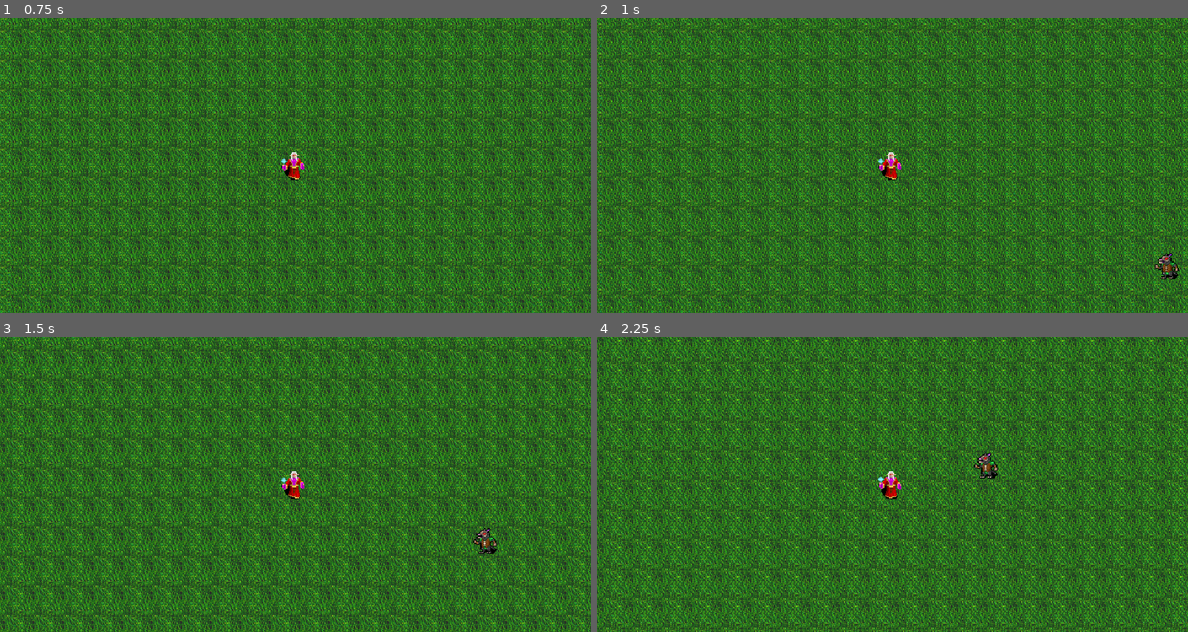
Above: before the commit, frames 1-4 (two rows, left to right).
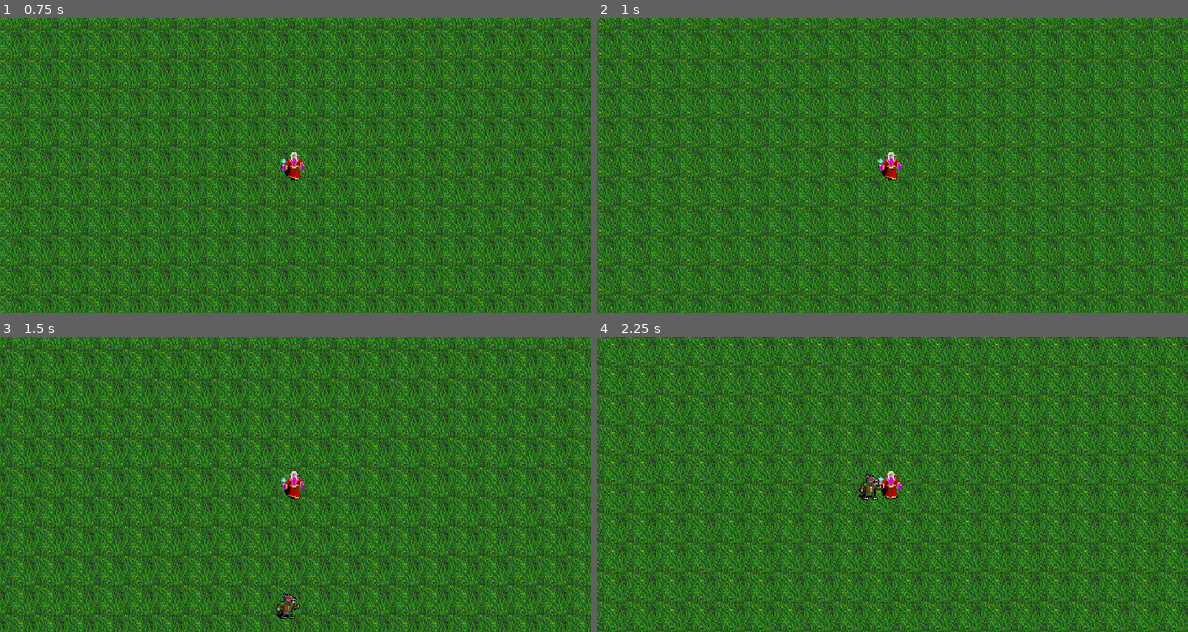
Above: after the commit, the same moments.

Repository: vickylance/FantasiaSurvivors
Game: Godot game, scene res://src/world.tscn
Two runs of this game, one before a commit and one after it. Both use one fixed random seed, a clock stepped at 60 frames per second and the inputs below.
Inputs (mouse positions are in pixels of both pictures, inside the frame that each line leads up to):
- Up to frame 1 (0.75 s): tap Enter at 0.5 s; move the mouse to (425, 150) at 0.52 s; hold D (move_right) from 0.53 s (still down)
- Up to frame 2 (1 s): keep holding D (move_right)
- Up to frame 3 (1.5 s): move the mouse to (177, 499) at 1.27 s; release D (move_right) at 1.28 s; hold S (move_down) from 1.28 s (still down)
- Up to frame 4 (2.25 s): move the mouse to (951, 419) at 2.02 s; release S (move_down) at 2.03 s; hold D (move_right) from 2.03 s (still down)

Frame 1 is identical in both runs. In frame 2, 0.2% of the frame differs, in the area x 94-99%, y 79-89%; in frame 3, 0.4%; in frame 4, 65%, in the area x 0-100%, y 0-100%.

Commit message:
Added random wave enemy spawner

Diff:
--- a/src/actors/player/player.tscn
+++ b/src/actors/player/player.tscn
@@ -32,6 +32,7 @@
 
 [node name="Health" parent="." instance=ExtResource("3_2sqql")]
 unique_name_in_owner = true
+max_hp = 10000.0
 
 [node name="HurtBox" parent="." instance=ExtResource("4_oodrj")]
 unique_name_in_owner = true
--- /dev/null
+++ b/src/components/enemy_spawner/enemy_spawner.gd
@@ -0,0 +1,63 @@
+extends Node2D
+class_name EnemySpawner
+
+@export var spawns: Array[SpawnInfo] = []
+
+@onready var player: Player = get_tree().get_first_node_in_group("player")
+@onready var timer := $Timer as Timer
+
+var time := 0.0
+
+
+func _ready() -> void:
+	assert(timer.timeout.connect(_on_timer_timeout) == OK)
+
+
+func _on_timer_timeout() -> void:
+	if player == null:
+		return
+	time += 1
+	var enemy_spawns = spawns
+	for i in enemy_spawns:
+		if time >= i.time_start and time <= i.time_end:
+			if i.spawn_delay_counter < i.enemy_spawn_delay:
+				i.spawn_delay_counter += 1
+			else:
+				i.spawn_delay_counter = 0
+				var new_enemy = load(str(i.enemy.resource_path))
+				var counter = 0
+				while counter < i.enemy_num:
+					var enemy_spawn = new_enemy.instantiate()
+					enemy_spawn.global_position = get_random_position()
+					add_child(enemy_spawn)
+					counter += 1
+
+
+func get_random_position() -> Vector2:
+	var vpr = get_viewport_rect().size * randf_range(1.1, 1.4)
+	var top_left = Vector2(player.global_position.x - vpr.x/2, player.global_position.y - vpr.y/2)
+	var top_right = Vector2(player.global_position.x + vpr.x/2, player.global_position.y - vpr.y/2)
+	var bottom_left = Vector2(player.global_position.x - vpr.x/2, player.global_position.y + vpr.y/2)
+	var bottom_right = Vector2(player.global_position.x + vpr.x/2, player.global_position.y + vpr.y/2)
+	var pos_side = ["up", "down", "right", "left"].pick_random()
+	var spawn_pos1 = Vector2.ZERO
+	var spawn_pos2 = Vector2.ZERO
+
+	match pos_side:
+		"up":
+			spawn_pos1 = top_left
+			spawn_pos2 = top_right
+		"down":
+			spawn_pos1 = bottom_left
+			spawn_pos2 = bottom_right
+		"right":
+			spawn_pos1 = top_right
+			spawn_pos2 = bottom_right
+		"left":
+			spawn_pos1 = top_left
+			spawn_pos2 = bottom_left
+
+	var x_spawn = randf_range(spawn_pos1.x, spawn_pos2.x)
+	var y_spawn = randf_range(spawn_pos1.y, spawn_pos2.y)
+	return Vector2(x_spawn, y_spawn)
+	pass
--- /dev/null
+++ b/src/components/enemy_spawner/enemy_spawner.tscn
@@ -0,0 +1,20 @@
+[gd_scene load_steps=5 format=3 uid="uid://c0e81j5amveq"]
+
+[ext_resource type="Script" path="res://src/components/enemy_spawner/enemy_spawner.gd" id="1_ic88u"]
+[ext_resource type="PackedScene" uid="uid://p8cgk5qi7upk" path="res://src/actors/enemy/enemy.tscn" id="2_n7h6s"]
+[ext_resource type="Script" path="res://src/components/enemy_spawner/spawn_info.gd" id="3_duk3v"]
+
+[sub_resource type="Resource" id="Resource_ut21o"]
+script = ExtResource("3_duk3v")
+time_start = 0
+time_end = 5
+enemy = ExtResource("2_n7h6s")
+enemy_num = 1
+enemy_spawn_delay = 0
+
+[node name="EnemySpawner" type="Node2D"]
+script = ExtResource("1_ic88u")
+spawns = Array[ExtResource("3_duk3v")]([SubResource("Resource_ut21o")])
+
+[node name="Timer" type="Timer" parent="."]
+autostart = true
--- /dev/null
+++ b/src/components/enemy_spawner/spawn_info.gd
@@ -0,0 +1,10 @@
+extends Resource
+class_name SpawnInfo
+
+@export var time_start: int
+@export var time_end: int
+@export var enemy: Resource
+@export var enemy_num: int
+@export var enemy_spawn_delay: int
+
+var spawn_delay_counter := 0
--- a/src/world.tscn
+++ b/src/world.tscn
@@ -1,9 +1,27 @@
-[gd_scene load_steps=5 format=3 uid="uid://s1c8nnrux7l0"]
+[gd_scene load_steps=9 format=3 uid="uid://s1c8nnrux7l0"]
 
 [ext_resource type="Texture2D" uid="uid://ddx6geoo4gb1w" path="res://Textures/dirt_full_new.png" id="1_kym3m"]
 [ext_resource type="PackedScene" uid="uid://blbt8mhmyu5sj" path="res://src/actors/player/player.tscn" id="2_6shik"]
 [ext_resource type="PackedScene" uid="uid://p8cgk5qi7upk" path="res://src/actors/enemy/enemy.tscn" id="3_kefvf"]
 [ext_resource type="PackedScene" uid="uid://djqjkwhkvm8et" path="res://src/components/camera/camera.tscn" id="4_bh6hc"]
+[ext_resource type="PackedScene" uid="uid://c0e81j5amveq" path="res://src/components/enemy_spawner/enemy_spawner.tscn" id="4_ipuir"]
+[ext_resource type="Script" path="res://src/components/enemy_spawner/spawn_info.gd" id="6_bofcq"]
+
+[sub_resource type="Resource" id="Resource_ut21o"]
+script = ExtResource("6_bofcq")
+time_start = 0
+time_end = 5
+enemy = ExtResource("3_kefvf")
+enemy_num = 1
+enemy_spawn_delay = 0
+
+[sub_resource type="Resource" id="Resource_mqhoo"]
+script = ExtResource("6_bofcq")
+time_start = 5
+time_end = 60
+enemy = ExtResource("3_kefvf")
+enemy_num = 10
+enemy_spawn_delay = 0
 
 [node name="World" type="Node2D"]
 metadata/_edit_lock_ = true
@@ -19,7 +37,7 @@
 [node name="Player" parent="." instance=ExtResource("2_6shik")]
 position = Vector2(312, 228)
 
-[node name="Enemy" parent="." instance=ExtResource("3_kefvf")]
-position = Vector2(771, 365)
+[node name="Camera" parent="." instance=ExtResource("4_bh6hc")]
 
-[node name="Camera" parent="." instance=ExtResource("4_bh6hc")]
+[node name="EnemySpawner" parent="." instance=ExtResource("4_ipuir")]
+spawns = Array[ExtResource("6_bofcq")]([SubResource("Resource_ut21o"), SubResource("Resource_mqhoo")])
